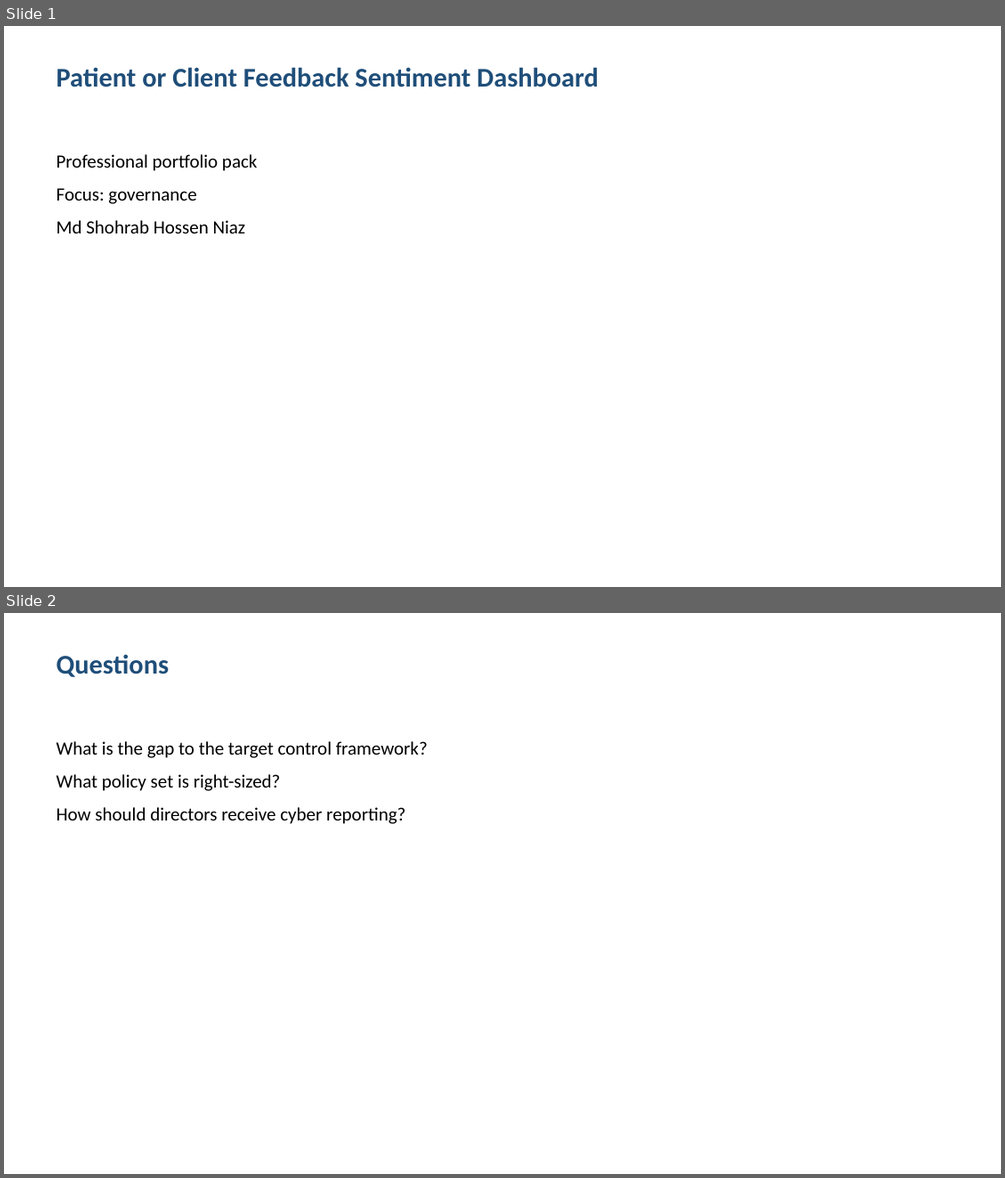
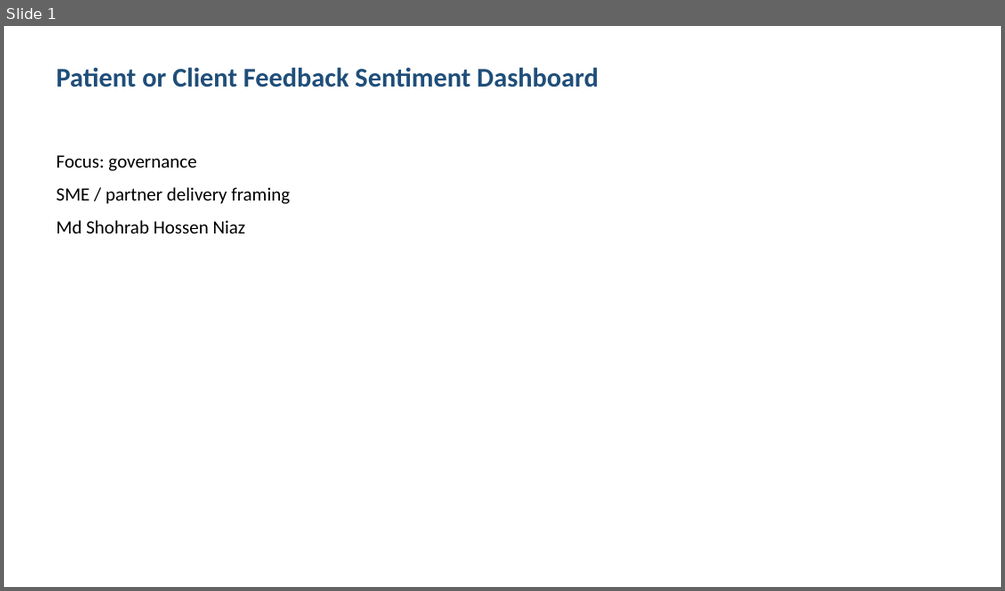
Before and after one commit to shohrabniaz/patient-or-client-feedback-sentiment-dashboard, a slide deck: Final_Submission/02_Presentation.pptx. Shown one above the other, each under a label of ours: slides 1 and 2 before the commit, slide 1 after it. The pictures are 1005x1178 and 1005x591 pixels, drawn with LibreOffice and Linux fonts; fonts in the diff are those of the drawing. Boxes give left, top, right and bottom in pixels: in the first picture for what was removed or moved away, otherwise in the second. Text is boxed around its words. In the diff, an @@ line names an element or a change of style, - is before the commit and + after.

Commit message:
Polish portfolio pack for professional showcase readiness.

```diff
--- a/Final_Submission/02_Presentation.pptx
+++ b/Final_Submission/02_Presentation.pptx
@@ slide 2 removed at (4,613,1001,1174), background #FFFFFF @@
@@ text removed at (57,654,169,677) @@
-Questions
@@ text removed at (57,741,428,824) @@
-What is the gap to the target control framework?
-What policy set is right-sized?
-How should directors receive cyber reporting?
@@ slide 1 changed as well @@
@@ text at (57,154,257,171): paragraph removed @@
-Professional portfolio pack
@@ text at (57,187,290,204): paragraph added @@
+SME / partner delivery framing
```
Also in this commit, not shown: 2 other slides changed, 1 slide added, 12 other files.
